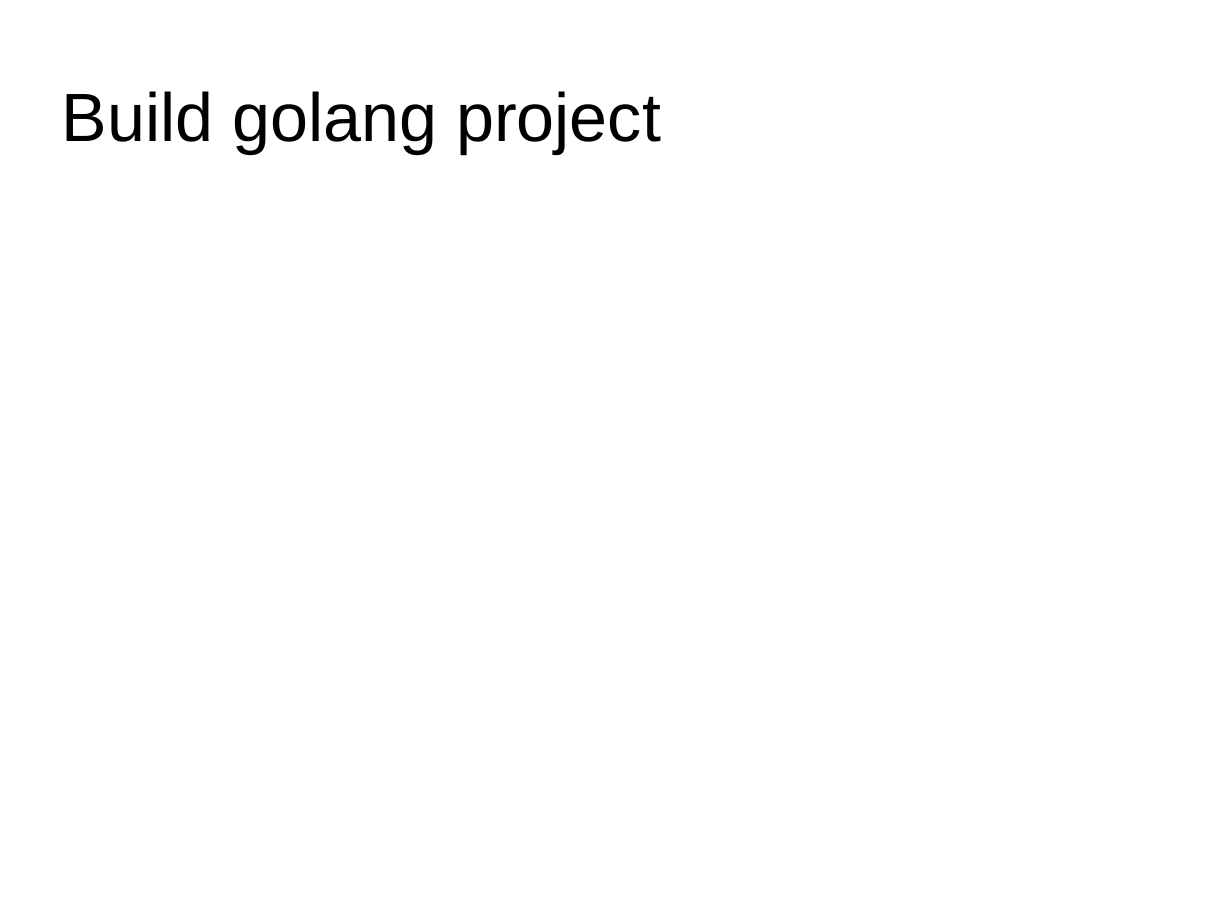
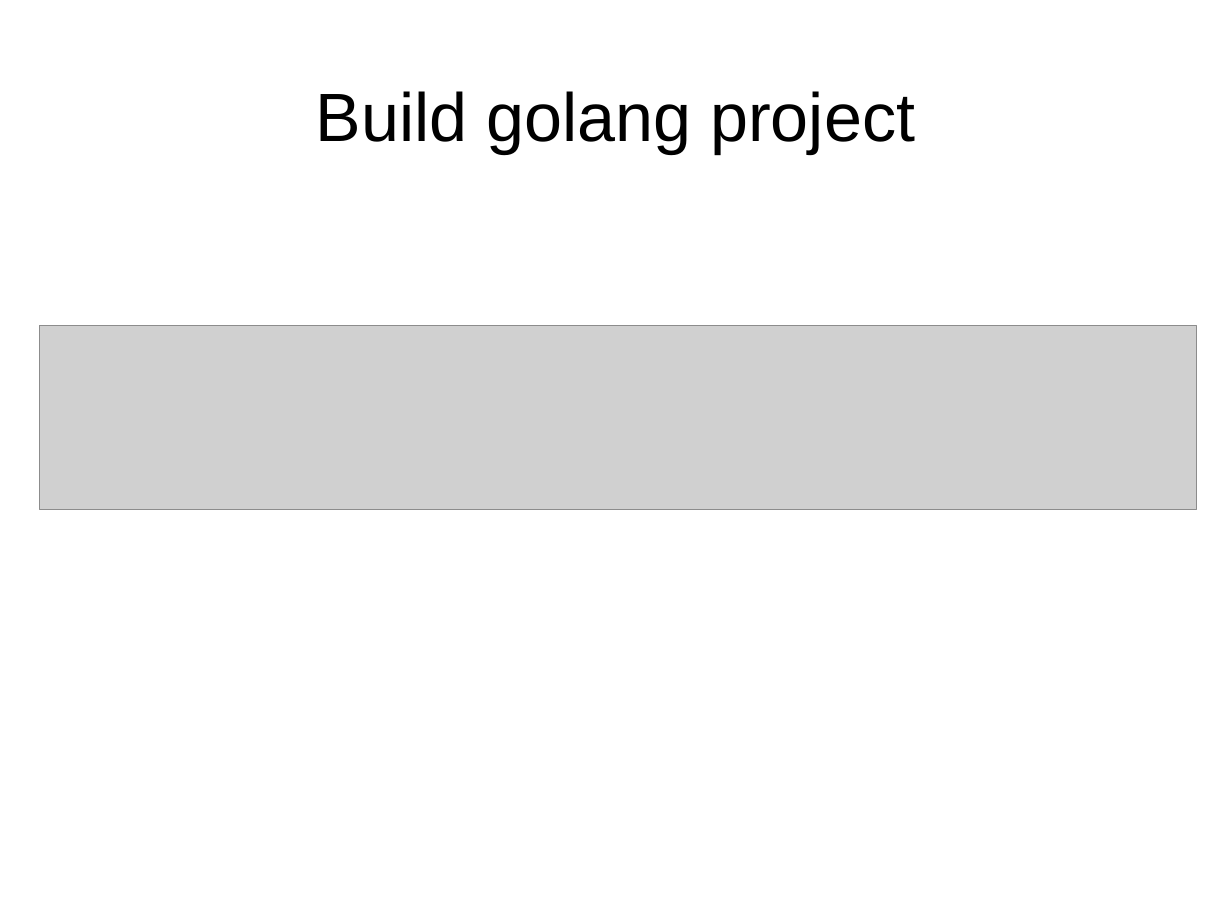
Before and after one commit to deslum/gopipe, a slide deck: slide 9 of presentation.odp. Drawn at 1232x924 pixels with LibreOffice and Linux fonts; fonts in the diff are those of the drawing; grey boxes stand for pictures. Boxes give left, top, right and bottom in pixels: in the first picture for what was removed or moved away, otherwise in the second. Text is boxed around its words. In the diff, an @@ line names an element or a change of style, - is before the commit and + after.

```diff
--- a/presentation.odp
+++ b/presentation.odp
@@ title "Build golang project" at <box>316,91,915,153</box>: alignment left to centre @@
@@ picture added at <box>39,325,1197,510</box> @@
```
Also in this commit, not shown: 7 other slides changed, 12 slides added, 9 slides removed, 9 other files.
